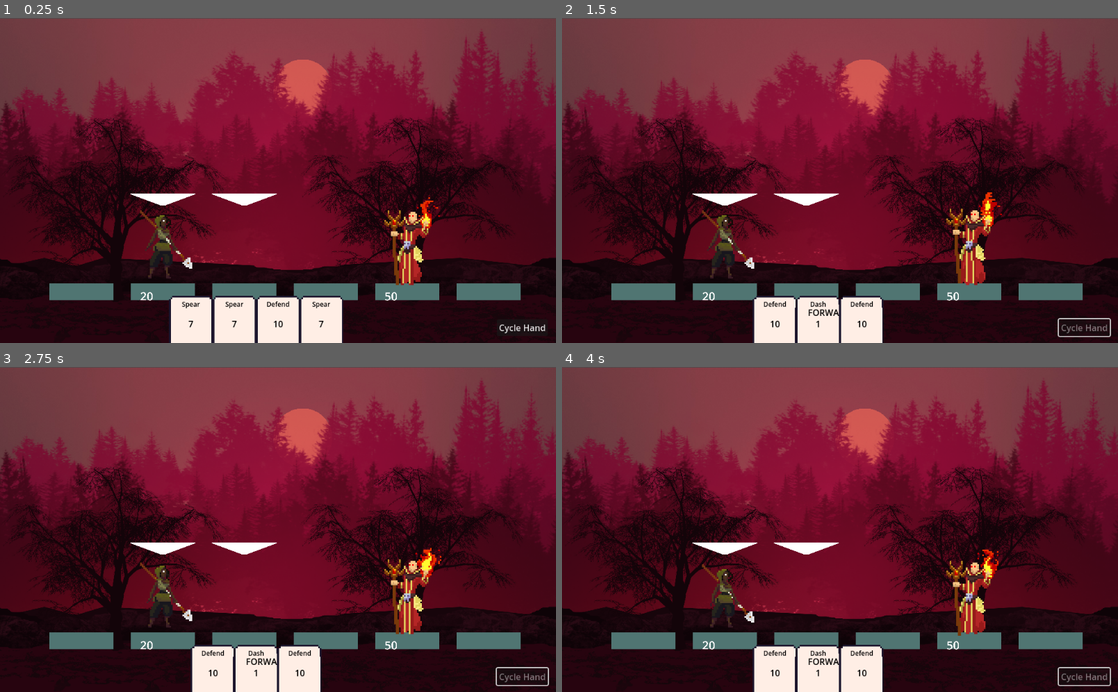
Above: before the commit, frames 1-4 (two rows, left to right).
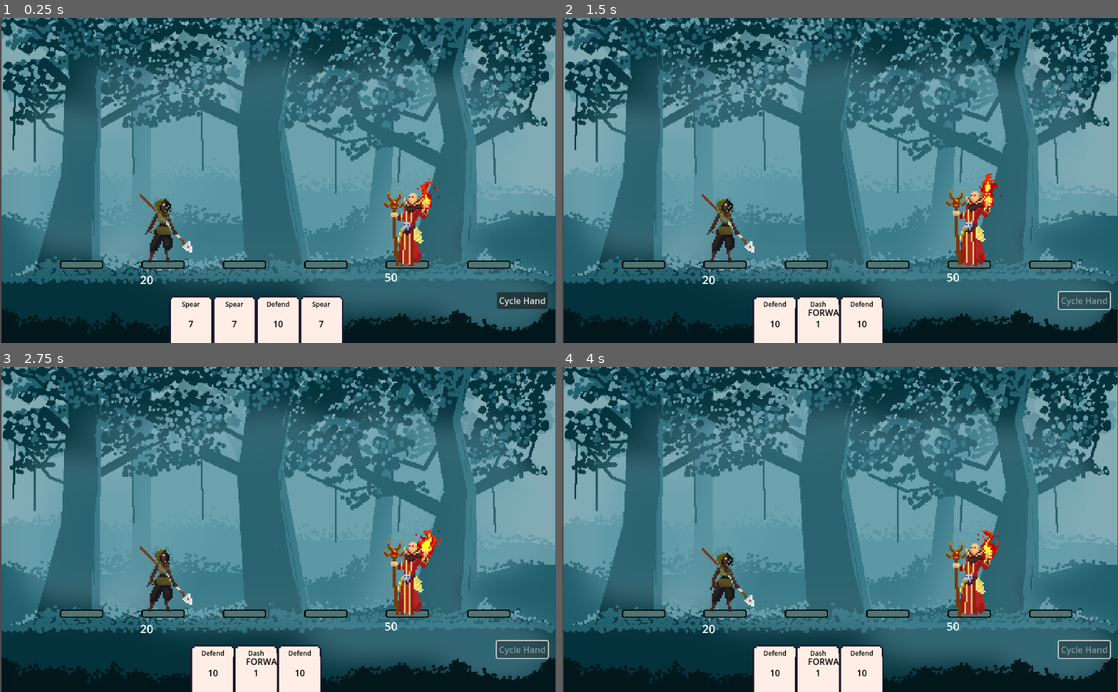
Above: after the commit, the same moments.

Repository: maxnovak/card-battle-time
Game: Godot game, scene res://Combat.tscn
The game is run twice, just before and just after one commit, with the same random seed, the same clock (stepped at 60 frames per second) and the same inputs.
Inputs (mouse positions are in pixels of both pictures, inside the frame that each line leads up to):
- Up to frame 1 (0.25 s): no input
- Up to frame 2 (1.5 s): click "Cycle Hand" at 0.5 s; move the mouse to (773, 323) at 1.27 s; click (773, 323) at 1.42 s
- Up to frame 3 (2.75 s): move the mouse to (255, 672) at 2.02 s; click (255, 672) at 2.17 s
- Up to frame 4 (4 s): move the mouse to (862, 672) at 2.77 s; click (862, 672) at 2.92 s; move the mouse to (812, 594) at 3.52 s; click (812, 594) at 3.67 s

The runs differ from the first frame. In frame 1, 94% of the frame differs, in the area x 0-100%, y 0-100%; in frame 2, 95%; in frame 3, 95%; in frame 4, 95%.

Commit message:
Small UI updates to make things look a little nicer

Diff:
--- a/Combat.tscn
+++ b/Combat.tscn
@@ -1,7 +1,7 @@
 [gd_scene load_steps=9 format=3 uid="uid://cjp0x2360ywfq"]
 
 [ext_resource type="Script" path="res://combat.gd" id="1_sabey"]
-[ext_resource type="Texture2D" uid="uid://cac3db4rwbws5" path="res://assets/Reference-Image.png" id="2_j3jnb"]
+[ext_resource type="Texture2D" uid="uid://b85uxjtquc3e6" path="res://assets/Image.png" id="2_gcxma"]
 [ext_resource type="Script" path="res://gui.gd" id="3_55fn4"]
 [ext_resource type="PackedScene" uid="uid://vb70ep72ce87" path="res://Hero/Hero.tscn" id="3_k2pbf"]
 [ext_resource type="PackedScene" uid="uid://cncc8a5j6c6vh" path="res://GUI/BattleGrid.tscn" id="3_uvy4p"]
@@ -13,11 +13,12 @@
 script = ExtResource("1_sabey")
 
 [node name="Background" type="Sprite2D" parent="."]
-position = Vector2(511.5, 301.75)
-scale = Vector2(0.518687, 0.556019)
-texture = ExtResource("2_j3jnb")
+position = Vector2(513, 297.5)
+scale = Vector2(1.64516, 1.68056)
+texture = ExtResource("2_gcxma")
 
 [node name="GUI" type="Node2D" parent="."]
+position = Vector2(0, -50)
 script = ExtResource("3_55fn4")
 
 [node name="Battle Grid" parent="GUI" instance=ExtResource("3_uvy4p")]
@@ -37,12 +38,12 @@
 script = ExtResource("5_r8tme")
 
 [node name="Hero" parent="." instance=ExtResource("3_k2pbf")]
-position = Vector2(292, 413)
+position = Vector2(292, 385)
 scale = Vector2(3, 3)
 health = 20
 
 [node name="Enemy" parent="." instance=ExtResource("4_ib54q")]
-position = Vector2(757, 404)
+position = Vector2(757, 380)
 scale = Vector2(3, 3)
 health = 50
 
--- a/GUI/BattleGrid.tscn
+++ b/GUI/BattleGrid.tscn
@@ -9,30 +9,24 @@
 
 [node name="Sprite2D" type="Sprite2D" parent="."]
 position = Vector2(0, 555.5)
-scale = Vector2(1.18, 0.31)
 texture = ExtResource("1_hpnag")
 
 [node name="Sprite2D2" type="Sprite2D" parent="."]
 position = Vector2(150, 555.5)
-scale = Vector2(1.18, 0.31)
 texture = ExtResource("1_hpnag")
 
 [node name="Sprite2D3" type="Sprite2D" parent="."]
 position = Vector2(300, 555.5)
-scale = Vector2(1.18, 0.31)
 texture = ExtResource("1_hpnag")
 
 [node name="Sprite2D4" type="Sprite2D" parent="."]
 position = Vector2(450, 555.5)
-scale = Vector2(1.18, 0.31)
 texture = ExtResource("1_hpnag")
 
 [node name="Sprite2D5" type="Sprite2D" parent="."]
 position = Vector2(600, 555.5)
-scale = Vector2(1.18, 0.31)
 texture = ExtResource("1_hpnag")
 
 [node name="Sprite2D6" type="Sprite2D" parent="."]
 position = Vector2(750, 555.5)
-scale = Vector2(1.18, 0.31)
 texture = ExtResource("1_hpnag")
--- a/combat.gd
+++ b/combat.gd
@@ -10,15 +10,12 @@
 const hero_positions = [
 	{
 		x = 150,
-		y = 415,
 	},
 	{
 		x = 300,
-		y = 415,
 	},
 	{
 		x = 450,
-		y = 415,
 	},
 ]
 
@@ -28,15 +25,12 @@
 const enemy_positions = [
 	{
 		x = 600,
-		y = 415,
 	},
 	{
 		x = 750,
-		y = 415,
 	},
 	{
 		x = 900,
-		y = 415,
 	},
 ]
 
@@ -70,8 +64,8 @@
 	currentPhase = Global.TurnOrder[0] as Global.Phases
 
 func _process(_delta):
-	$Hero.position = Vector2(hero_positions[hero_position].x, hero_positions[hero_position].y)
-	$Enemy.position = Vector2(enemy_positions[enemy_position].x, enemy_positions[enemy_position].y)
+	$Hero.position = Vector2(hero_positions[hero_position].x, $Hero.position.y)
+	$Enemy.position = Vector2(enemy_positions[enemy_position].x, $Enemy.position.y)
 
 func set_phase(value):
 	if currentPhase != value:
Binary file added: assets/Image.png
Not shown, changed: assets/Image.png.import
Binary file removed: assets/Reference-Image.png
Binary file changed: assets/movement-space.png
